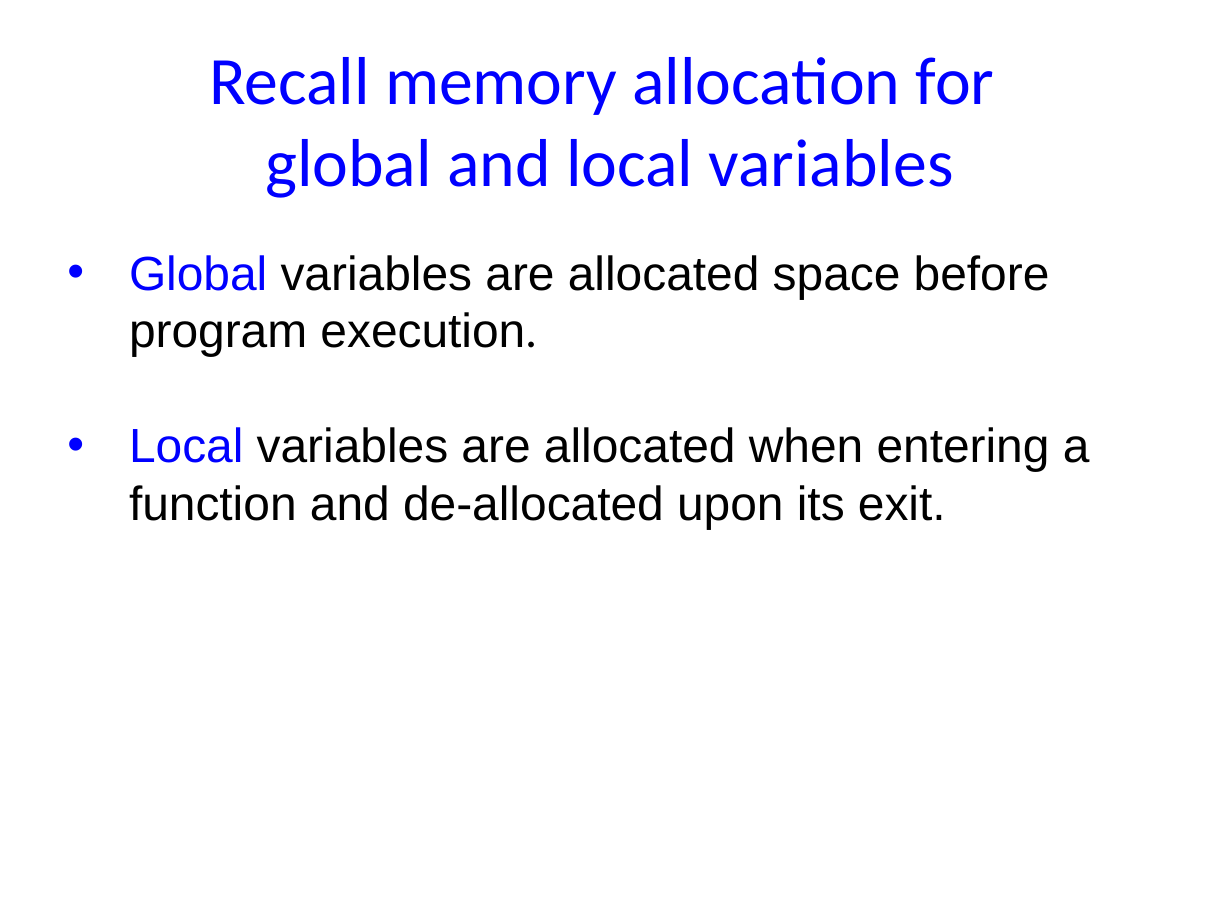
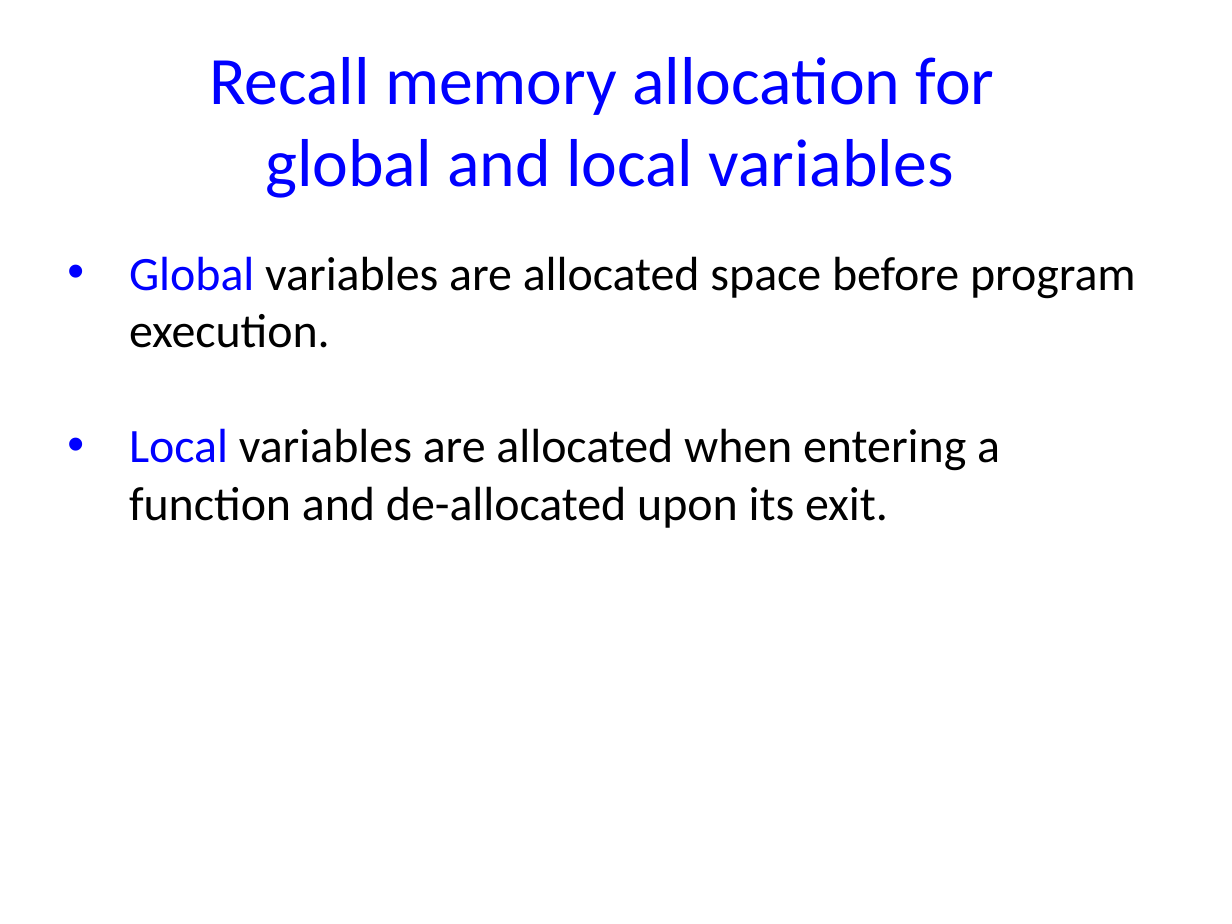
Before and after one commit to NYU-CSO/nyu-cso.github.io, a slide deck: slide 12 of notes/06-struct-malloc.pptx (slide 9 before the commit). Drawn at 1232x924 pixels with LibreOffice and Linux fonts; fonts in the diff are those of the drawing. Boxes give left, top, right and bottom in pixels: in the first picture for what was removed or moved away, otherwise in the second. Text is boxed around its words. In the diff, an @@ line names an element or a change of style, - is before the commit and + after.

```diff
--- a/notes/06-struct-malloc.pptx
+++ b/notes/06-struct-malloc.pptx
@@ text "Global variables are allocated space ..." at (x1=129, y1=256, x2=1136, y2=528): font Arial to Calibri @@
```
Also in this commit, not shown: 13 other slides changed, 7 slides added, 6 slides removed, 1 other file.
